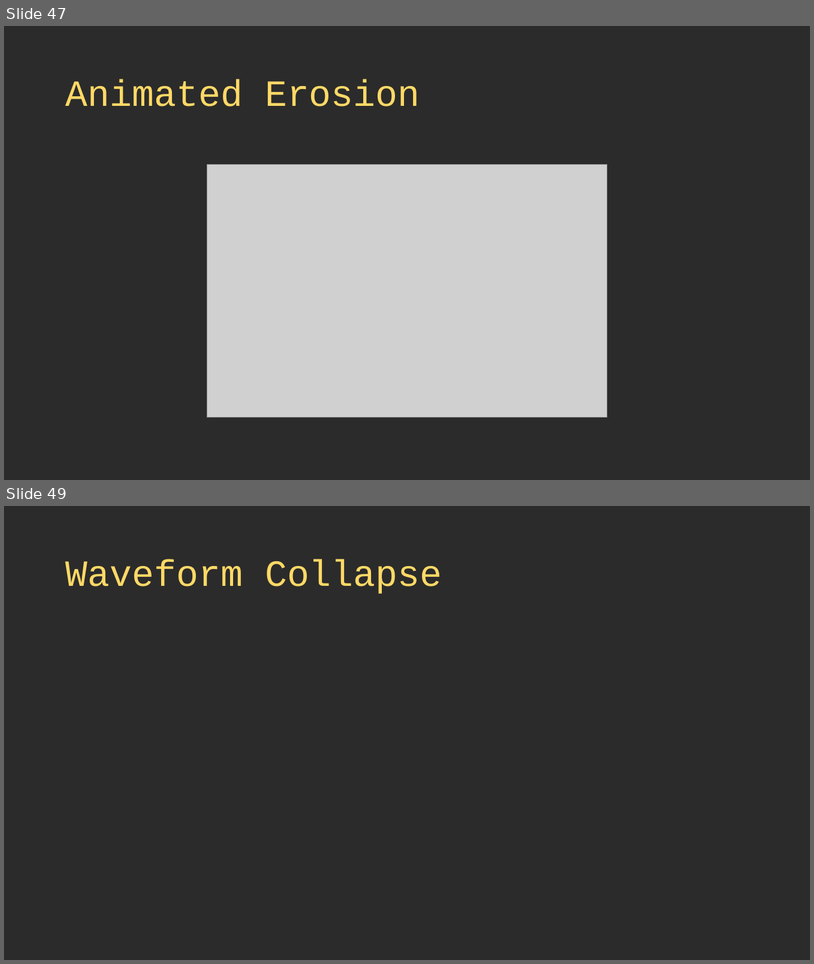
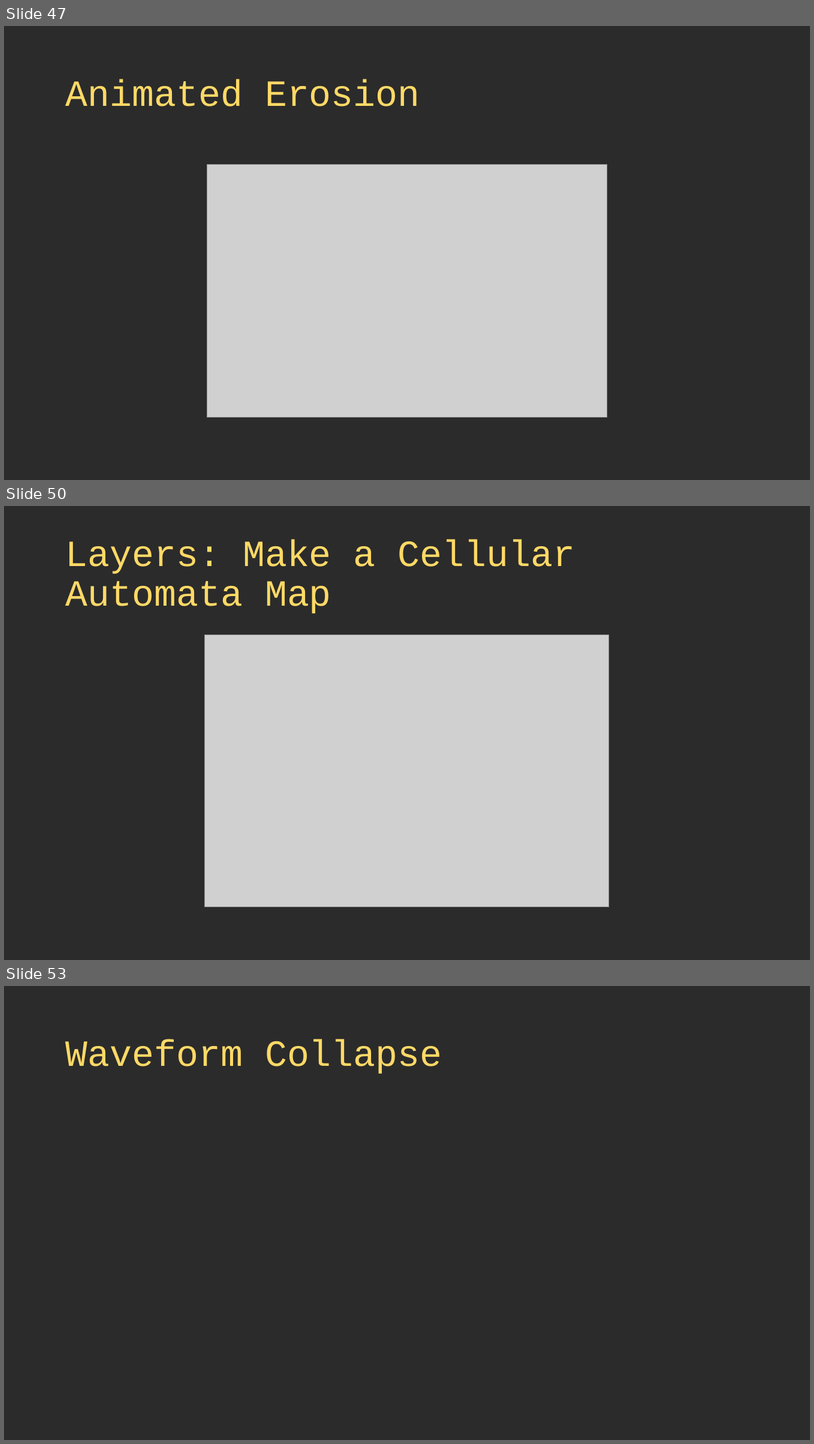
Before and after one commit to thebracket/roguelike-celebration-2020, a slide deck: Procedural Map Generation Techniques.pptx. Shown one above the other, each under a label of ours: slides 47 and 49 before the commit, slides 47, 50 and 53 after it; the slides between them are not shown. The pictures are 814x964 and 814x1444 pixels, drawn with LibreOffice and Linux fonts; fonts in the diff are those of the drawing; grey boxes stand for pictures; background and template pictures are left out; a plain dark background stands for a picture behind light text. Boxes give left, top, right and bottom in pixels: in the first picture for what was removed or moved away, otherwise in the second. Text is boxed around its words. In the diff, an @@ line names an element or a change of style, - is before the commit and + after.

Commit message:
Layer combinations.

```diff
--- a/Procedural Map Generation Techniques.pptx
+++ b/Procedural Map Generation Techniques.pptx
@@ slide 50 added at bbox=[4, 506, 810, 960], background picture (left out) @@
@@ title added at bbox=[65, 540, 576, 613], 44 pt, text #FFD966 @@
+Layers: Make a Cellular Automata Map
@@ picture added at bbox=[205, 635, 609, 907] @@
@@ what was slide 49 is now slide 53 @@
```
Also in this commit, not shown: 1 slide changed, 3 other slides added, 4 other files.
